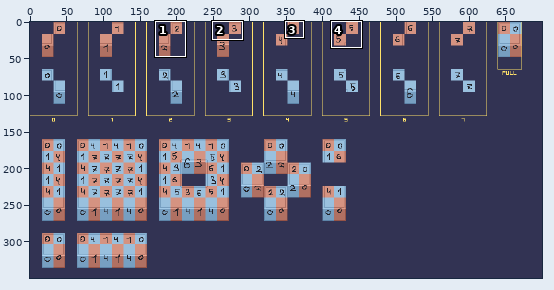
Pixel-art file -- src/Арт-Дизайн/Шаблоны/Wall.aseprite. The picture above shows the old version from afar; the outline marks the close-up.
Close-up. The starting point:
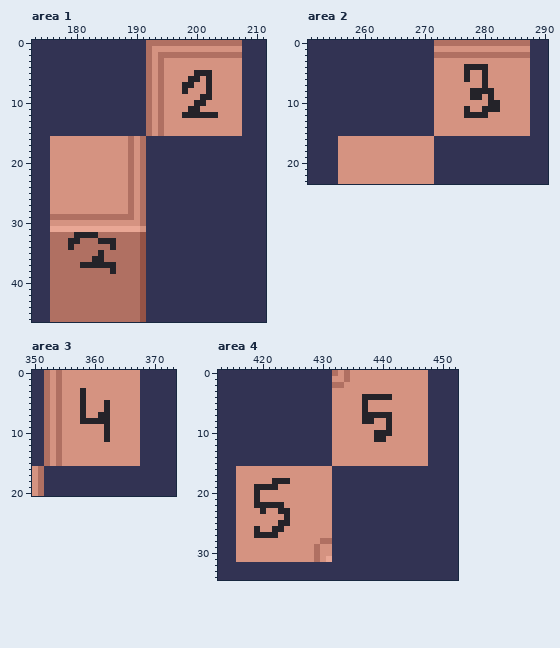
700x350 pixels, 1 frame. Shown: area 1: x 173..211, y 0..46; area 2: x 251..290, y 0..23; area 3: x 350..373, y 0..20; area 4: x 413..452, y 0..34. The commit also changed other parts of the picture, which this record leaves out.
New version:
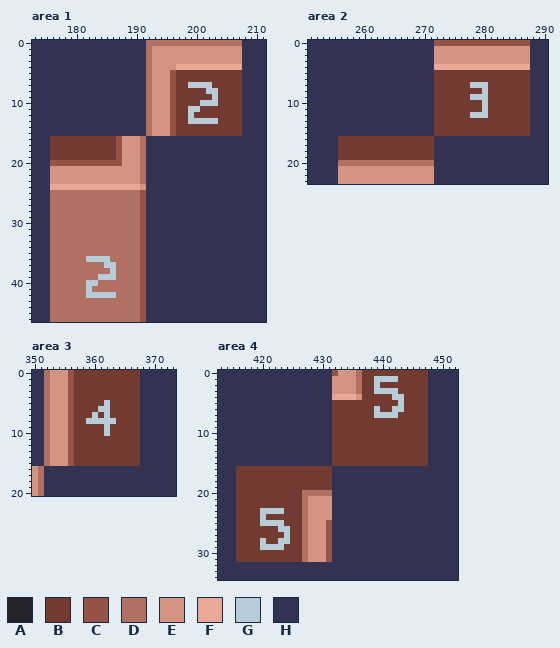
Palette (. is transparent): A #242329  B #723a30  C #955346  D #b07062  E #d59381  F #e9a795  G #b8ccd8  H #323353
What changed:
Changed rows in their new state; - is an unchanged pixel.
Area 1, layer "Layer 2":
first column x 176:
 2 ------------------EEEEEEEEEEEEEE
 3 ------------------E-------------
 4 ------------------E--FFFFFFFFFFF
 5 ------------------E-CBBBBBBBBBBB
 6 ------------------E-CBBBBBBBBBBB
 7 ------------------E-CBBGGGGBBBBB
 8 ------------------E-CBBBBBGGBBBB
 9 ------------------E-CBBBBBBGBBBB
10 ------------------E-CBBBBGGGBBBB
11 ------------------E-CBBGGBBBBBBB
12 ------------------E-CBBGBBBBBBBB
13 ------------------E-CBBGGGGGBBBB
14 ------------------E-CBBBBBBBBBBB
15 ------------------E-CBBBBBBBBBBB
16 BBBBBBBBBBBC-E------------------
17 BBBBBBBBBBBC-E------------------
18 BBBBBBBBBBBC-E------------------
19 BBBBBBBBBBBC-E------------------
20 CCCCCCCCCCCC-E------------------
21 -------------E------------------
22 -------------E------------------
23 -------------E------------------
24 FFFFFFFFFFFFFFFE----------------
25 DDDDDDDDDDDDD-DC----------------
26 DDDDDDDDDDDDD-DC----------------
27 DDDDDDDDDDDDD-DC----------------
28 DDDDDDDDDDDDD-DC----------------
29 --------------DC----------------
30 DDDDDDDDDDDDDDDC----------------
31 DDDDDDDDDDDDDDDC----------------
32 ----DDDD------------------------
33 ---DD---DDD---------------------
34 ---D------D---------------------
35 --------D-----------------------
36 ------GGGG----------------------
37 -----DDDDGG---------------------
38 ----------G---------------------
39 --------GGG---------------------
40 ------GG------------------------
41 ------G-------------------------
42 ------GGGGG---------------------
Area 2, layer "Layer 2":
first column x 256:
 0 ----------------CCCCCCCCCCCCCCCC
 2 ----------------EEEEEEEEEEEEEEEE
 4 ----------------FFFFFFFFFFFFFFFF
 5 ----------------BBBBBBBBBBBBBBBB
 6 ----------------BBBBBBBBBBBBBBBB
 7 ----------------BBBBBBGGGBBBBBBB
 8 ----------------BBBBBBBBGBBBBBBB
 9 ----------------BBBBBBGGGBBBBBBB
10 ----------------BBBBBBBBGBBBBBBB
11 ----------------BBBBBBBBGBBBBBBB
12 ----------------BBBBBBGGGBBBBBBB
13 ----------------BBBBBBBBBBBBBBBB
14 ----------------BBBBBBBBBBBBBBBB
15 ----------------BBBBBBBBBBBBBBBB
16 BBBBBBBBBBBBBBBB----------------
17 BBBBBBBBBBBBBBBB----------------
18 BBBBBBBBBBBBBBBB----------------
19 BBBBBBBBBBBBBBBB----------------
20 DDDDDDDDDDDDDDDD----------------
Area 3, layer "Layer 2":
first column x 354:
 0 E-CBBBBBBBBBBB
 1 E-CBBBBBBBBBBB
 2 E-CBBBBBBBBBBB
 3 E-CBBBBBBBBBBB
 4 E-CBBBBBBBBBBB
 5 E-CBBBBBGBBBBB
 6 E-CBBBBGGBBBBB
 7 E-CBBBGBGBBBBB
 8 E-CBBGGGGGBBBB
 9 E-CBBBBBGBBBBB
10 E-CBBBBBGBBBBB
11 E-CBBBBBBBBBBB
12 E-CBBBBBBBBBBB
13 E-CBBBBBBBBBBB
14 E-CBBBBBBBBBBB
15 E-CBBBBBBBBBBB
Area 4, layer "Layer 2":
first column x 416:
 0 ----------------C-E-DBBBBBBBBBBB
 1 ------------------E-DBBGGGGBBBBB
 2 ----------------EE--DBBGBBBBBBBB
 3 --------------------DBBGGGGBBBBB
 4 ----------------FFFF-BBBBBGGBBBB
 5 ----------------BBBBBBBBBBBGBBBB
 6 ----------------BBBBBBBGBBGGBBBB
 7 ----------------BBBBBBBGGGGBBBBB
 8 ----------------BBBBBBBBBBBBBBBB
 9 ----------------BBBBBBBBBBBBBBBB
10 ----------------BBBBBBBBBBBBBBBB
11 ----------------BBBBBBBBBBBBBBBB
12 ----------------BBBBBBBBBBBBBBBB
13 ----------------BBBBBBBBBBBBBBBB
14 ----------------BBBBBBBBBBBBBBBB
15 ----------------BBBBBBBBBBBBBBBB
16 BBBBBBBBBBBBBBBB----------------
17 BBBBBBBBBBBBBBBB----------------
18 BBBBBBBBBBBBBBBB----------------
19 BBBBBBBBBBBBBBBB----------------
20 BBBBBBBBBBBDDDDD----------------
21 BBBBBBBBBBBD--------------------
22 BBBBBBBBBBBD--------------------
23 BBBBGGGGBBBD--------------------
24 BBBBGBBBBBBD--------------------
25 BBBBGGGGBBBD---C----------------
26 BBBBBBBGGBBD---C----------------
27 BBBBBBBBGBBD---C----------------
28 BBBBGBBGGBBD--EC----------------
29 BBBBGGGGBBBD-E-C----------------
30 BBBBBBBBBBBD-E-C----------------
31 BBBBBBBBBBBD-E-C----------------
Where, in picture pixels (left, top, right, bottom), the same in both close-ups:
changed: (158, 52, 242, 136)
changed: (50, 136, 146, 298)
changed: (338, 40, 530, 166)
changed: (56, 370, 140, 466)
changed: (236, 370, 428, 562)
